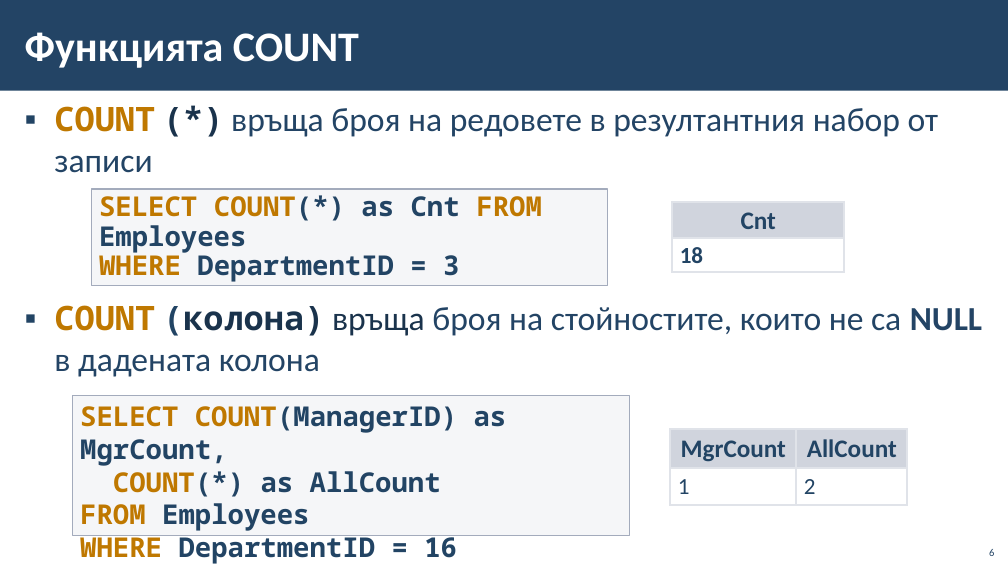
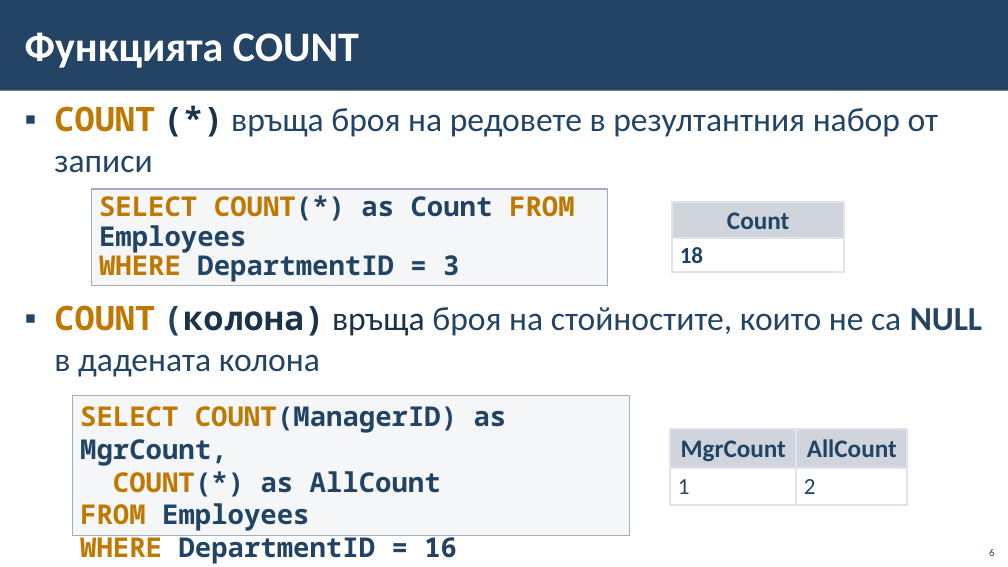
Before and after one commit to BG-IT-Edu/School-Programming, a slide deck: slide 6 of Courses/Software-Sciences/Module-3-Databases-New/11-Group-and-Aggregate-Functions/11-Group-and-Aggregate-Functions.pptx. Drawn at 1008x567 pixels with LibreOffice and Linux fonts; fonts in the diff are those of the drawing; background and template pictures are left out. Boxes give left, top, right and bottom in pixels: in the first picture for what was removed or moved away, otherwise in the second. Text is boxed around its words. In the diff, an @@ line names an element or a change of style, - is before the commit and + after.

```diff
--- a/Courses/Software-Sciences/Module-3-Databases-New/11-Group-and-Aggregate-Functions/11-Group-and-Aggregate-Functions.pptx
+++ b/Courses/Software-Sciences/Module-3-Databases-New/11-Group-and-Aggregate-Functions/11-Group-and-Aggregate-Functions.pptx
@@ text in rectangle at [99, 195, 575, 253]: text changed @@
-SELECT COUNT(*) as Cnt FROM Employees
+SELECT COUNT(*) as Count FROM Employees
@@ table at [672, 202, 845, 272] @@
-row 1, column 1: Cnt
+row 1, column 1: Count
```
Also in this commit, not shown: 5 other slides changed, 2 other files.
